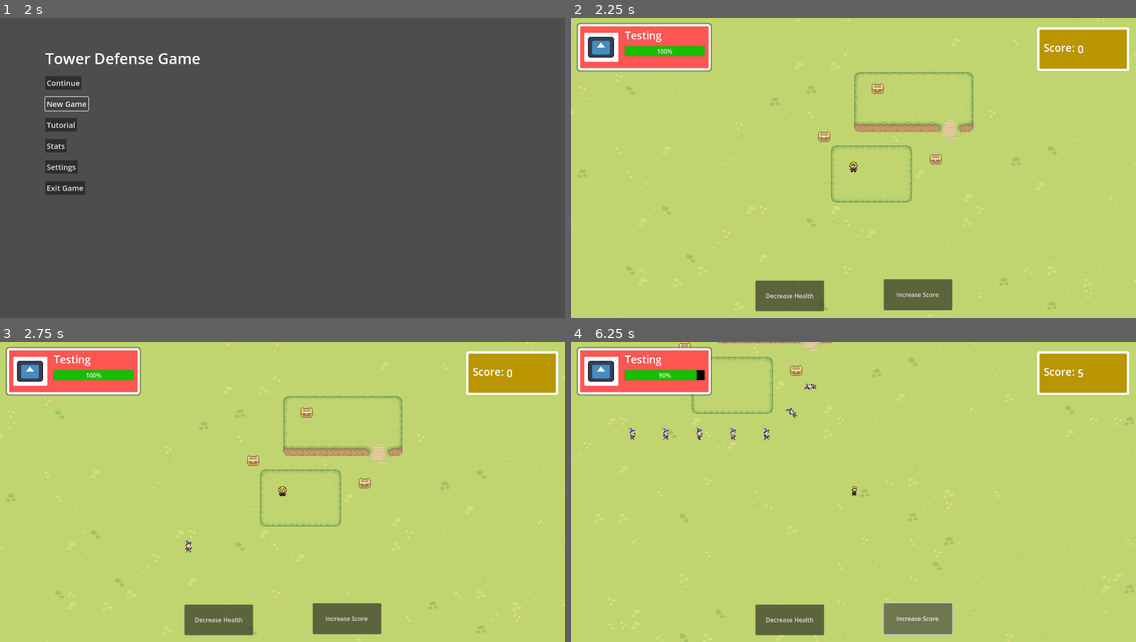
Above: before the commit, frames 1-4 (two rows, left to right).
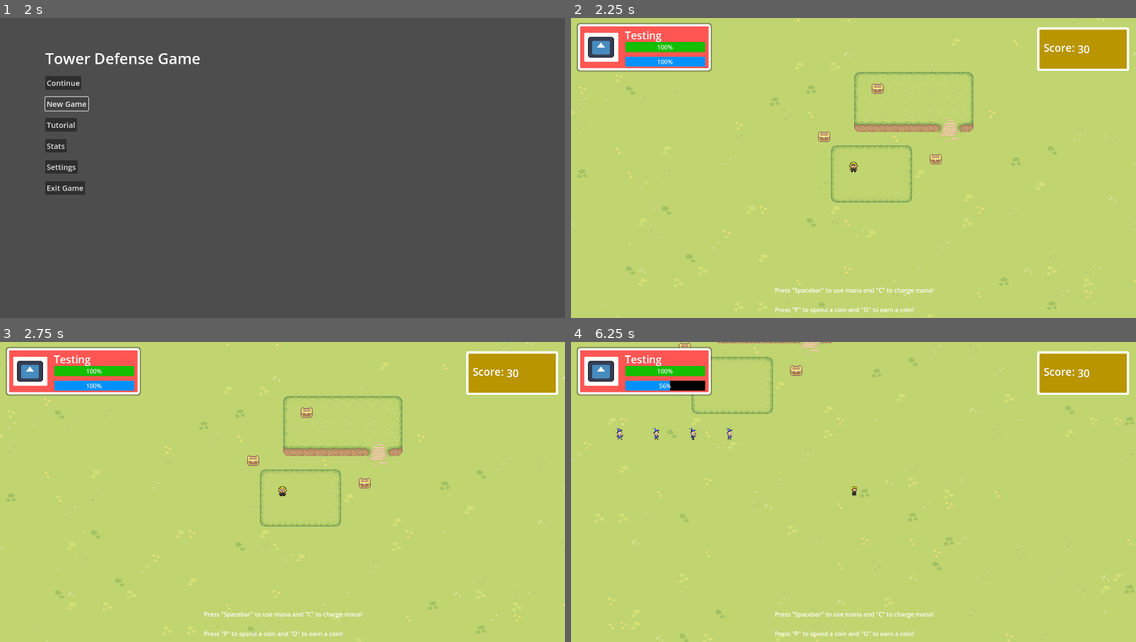
Above: after the commit, the same moments.

Repository: GamersOrgForDevs/Game_Godot
Game: Godot game, scene res://ui/mainmenu/MainMenu.tscn
Same seed, same stepped clock (60 frames per second), same inputs: the game is played once before the commit and once after it. The engine's default icon, where the game draws it, is replaced by a stand-in: a white triangle on a blue panel in a dark square.
Inputs (mouse positions are in pixels of both pictures, inside the frame that each line leads up to):
- Up to frame 1 (2 s): click "New Game" at 0.5 s; click "New Game" at 1.25 s
- Up to frame 2 (2.25 s): click "Continue" at 2 s
- Up to frame 3 (2.75 s): no input
- Up to frame 4 (6.25 s): click (791, 621) at 2.75 s, where only the run before the commit has a clickable "Decrease Health"; click (915, 618) at 3.5 s, where only the run before the commit has a clickable "Increase Score"; tap Space (use_mana_standin, bound only after the commit) at 4.25, 5, 5.75, 6.05 s; hold D (right) 4.28-5.03 s; hold C (charge_mana_standin, bound only after the commit) 4.28-5.03 s; tap O (earn_standin, bound only after the commit) at 4.55, 5.1 s; hold S (down) 5.03-5.78 s; tap P (purchase_standin, bound only after the commit) at 5.3, 5.85 s; hold D (right) from 5.78 s (still down)

Frame 1 is identical in both runs. In frame 2, 3.7% of the frame differs, in the area x 9-92%, y 7-99%; in frame 3, 3.7%; in frame 4, 4.1%, in the area x 8-92%, y 7-99%.

Commit message:
Added mana and coins, which you can spend with some keyboard presses and do nothing with. The variables are kept in the player script, I'm looking into signals on variable update rather than having to do it manually each time

Diff:
--- a/levels/game_level.tscn
+++ b/levels/game_level.tscn
@@ -756,4 +756,5 @@
 position = Vector2(2, 0)
 curve = SubResource("Curve2D_m60xl")
 script = ExtResource("9_8xdyu")
-spawn_time = 0.55
+path_time = 10.0
+spawn_time = 1.0
--- a/project.godot
+++ b/project.godot
@@ -42,6 +42,26 @@
 "events": [Object(InputEventKey,"resource_local_to_scene":false,"resource_name":"","device":-1,"window_id":0,"alt_pressed":false,"shift_pressed":false,"ctrl_pressed":false,"meta_pressed":false,"pressed":false,"keycode":0,"physical_keycode":87,"key_label":0,"unicode":119,"echo":false,"script":null)
 ]
 }
+use_mana_standin={
+"deadzone": 0.5,
+"events": [Object(InputEventKey,"resource_local_to_scene":false,"resource_name":"","device":-1,"window_id":0,"alt_pressed":false,"shift_pressed":false,"ctrl_pressed":false,"meta_pressed":false,"pressed":false,"keycode":0,"physical_keycode":32,"key_label":0,"unicode":32,"echo":false,"script":null)
+]
+}
+purchase_standin={
+"deadzone": 0.5,
+"events": [Object(InputEventKey,"resource_local_to_scene":false,"resource_name":"","device":-1,"window_id":0,"alt_pressed":false,"shift_pressed":false,"ctrl_pressed":false,"meta_pressed":false,"pressed":false,"keycode":0,"physical_keycode":80,"key_label":0,"unicode":112,"echo":false,"script":null)
+]
+}
+charge_mana_standin={
+"deadzone": 0.5,
+"events": [Object(InputEventKey,"resource_local_to_scene":false,"resource_name":"","device":-1,"window_id":0,"alt_pressed":false,"shift_pressed":false,"ctrl_pressed":false,"meta_pressed":false,"pressed":false,"keycode":0,"physical_keycode":67,"key_label":0,"unicode":99,"echo":false,"script":null)
+]
+}
+earn_standin={
+"deadzone": 0.5,
+"events": [Object(InputEventKey,"resource_local_to_scene":false,"resource_name":"","device":-1,"window_id":0,"alt_pressed":false,"shift_pressed":false,"ctrl_pressed":false,"meta_pressed":false,"pressed":false,"keycode":0,"physical_keycode":79,"key_label":0,"unicode":111,"echo":false,"script":null)
+]
+}
 
 [rendering]
 
--- a/scripts/example_player.gd
+++ b/scripts/example_player.gd
@@ -1,6 +1,24 @@
 extends CharacterBody2D
 
 @export var moveSpeed : float = 100
+
+signal update_healthbar(health)
+signal update_mana(mana)
+signal update_coins(coins)
+
+var health = 100
+var mana = 100
+var coins = 30
+
+var enemypath = 0
+
+func _ready():
+	enemypath = get_tree().get_root().get_node("GameLevel").get_node("EnemyPath")
+	enemypath.connect("do_damage", _taken_damage)
+
+func _process(_delta):
+	if(health <= 0):
+		get_tree().change_scene_to_file("res://ui/mainmenu/MainMenu.tscn")
 
 func _physics_process(_delta):
 	#Set input direction
@@ -24,5 +42,32 @@
 	else:
 		$AnimatedSprite2D.play("Idle")
 
+	#Dummy spend money button
+	if Input.is_action_just_pressed("use_mana_standin"):
+		if mana >= 15:
+			mana -= 15
+			update_mana.emit(mana)
+	if Input.is_action_pressed("charge_mana_standin"):
+		mana += 0.5
+		if(mana >= 100):
+			mana = 100
+		elif(mana <= 0):
+			mana = 0
+		update_mana.emit(mana)
+	if Input.is_action_just_pressed("purchase_standin"):
+		coins -= 1
+		if coins <= 0:
+			coins = 0
+		update_coins.emit(coins)
+	if Input.is_action_just_pressed("earn_standin"):
+		coins += 1
+		update_coins.emit(coins)
+	#Dummy spend mana button
+
 	#Move and SLide function uses velocity of character body to move character on map
 	move_and_slide()
+
+func _taken_damage(damage):
+	health -= damage
+	print("Damage Taken " + str(damage))
+	update_healthbar.emit(health)
--- a/scripts/ingame_ui.gd
+++ b/scripts/ingame_ui.gd
@@ -1,15 +1,20 @@
 extends Control
 
-var health = 100
+var health_value = 100
+var mana_value = 100
 var score_value = 0
+
 @onready var score_value_text = %ScoreValueText
 @onready var test_progress = %TestProgress
+@onready var mana_progress = %ManaProgress
 
-var path = 0
+var char = 0
 # Called when the node enters the scene tree for the first time.
 func _ready():
-	path = get_tree().get_root().get_node("GameLevel").get_node("EnemyPath")
-	path.connect("do_damage", _taken_damage)
+	char = get_tree().get_root().get_node("GameLevel").get_node("ExamplePlayer")
+	char.connect("update_healthbar", _update_healthbar)
+	char.connect("update_mana", _update_mana)
+	char.connect("update_coins", _update_coins)
 	pass # Replace with function body.
 
 
@@ -22,13 +27,17 @@
 	score_value_text.text = str(score_value)
 
 func _on_take_damage_pressed():
-	health -= 10
-	if(health <= 0):
-		health = 100
-	test_progress.value = health
+	health_value -= 10
+	if(health_value <= 0):
+		health_value = 100
+	test_progress.value = health_value
 
-func _taken_damage(damage):
-	health -= damage
-	test_progress.value = health
-	if(health <= 0):
-		get_tree().change_scene_to_file("res://ui/mainmenu/MainMenu.tscn")
+func _update_healthbar(new_health):
+	health_value = new_health
+	test_progress.value = health_value
+func _update_mana(new_mana):
+	mana_value = new_mana
+	mana_progress.value = mana_value
+func _update_coins(new_coins):
+	score_value = new_coins
+	score_value_text.text = str(score_value)
--- a/scripts/spawn_enemies_on_path.gd
+++ b/scripts/spawn_enemies_on_path.gd
@@ -37,5 +37,4 @@
 	tween.set_loops(1)
 
 func _on_damage_take(damage):
-	print("Damage Taken " + str(damage))
 	do_damage.emit(damage)
--- a/ui/ui.tscn
+++ b/ui/ui.tscn
@@ -37,6 +37,12 @@
 corner_radius_bottom_right = 3
 corner_radius_bottom_left = 3
 
+[sub_resource type="StyleBoxFlat" id="StyleBoxFlat_kj3oe"]
+bg_color = Color(0, 0, 0, 1)
+
+[sub_resource type="StyleBoxFlat" id="StyleBoxFlat_sdyof"]
+bg_color = Color(0, 0.568627, 0.996078, 1)
+
 [sub_resource type="Theme" id="Theme_tlntx"]
 
 [sub_resource type="StyleBoxFlat" id="StyleBoxFlat_48q5y"]
@@ -117,14 +123,31 @@
 anchor_top = 1.0
 anchor_right = 1.0
 anchor_bottom = 1.0
-offset_left = 125.0
-offset_top = -65.0
-offset_right = -16.0
-offset_bottom = -38.0
+offset_left = 126.0
+offset_top = -76.0
+offset_right = -15.0
+offset_bottom = -49.0
 grow_horizontal = 2
 grow_vertical = 0
 theme_override_styles/background = SubResource("StyleBoxFlat_e7vko")
 theme_override_styles/fill = SubResource("StyleBoxFlat_rfccl")
+value = 100.0
+
+[node name="ManaProgress" type="ProgressBar" parent="PlayerInfo"]
+unique_name_in_owner = true
+layout_mode = 1
+anchors_preset = 12
+anchor_top = 1.0
+anchor_right = 1.0
+anchor_bottom = 1.0
+offset_left = 126.0
+offset_top = -37.0
+offset_right = -15.0
+offset_bottom = -10.0
+grow_horizontal = 2
+grow_vertical = 0
+theme_override_styles/background = SubResource("StyleBoxFlat_kj3oe")
+theme_override_styles/fill = SubResource("StyleBoxFlat_sdyof")
 value = 100.0
 
 [node name="Panel" type="Panel" parent="."]
@@ -163,7 +186,7 @@
 grow_horizontal = 2
 grow_vertical = 2
 theme_override_font_sizes/font_size = 28
-text = "0"
+text = "30"
 
 [node name="TakeDamage" type="Button" parent="."]
 layout_mode = 1
@@ -172,12 +195,13 @@
 anchor_top = 0.5
 anchor_right = 0.5
 anchor_bottom = 0.5
-offset_left = -262.0
-offset_top = 300.0
-offset_right = -80.0
-offset_bottom = 382.0
-grow_horizontal = 2
-grow_vertical = 2
+offset_left = -398.0
+offset_top = 423.0
+offset_right = -216.0
+offset_bottom = 505.0
+grow_horizontal = 2
+grow_vertical = 2
+disabled = true
 text = "Decrease Health"
 
 [node name="IncreaseScore" type="Button" parent="."]
@@ -187,13 +211,30 @@
 anchor_top = 0.5
 anchor_right = 0.5
 anchor_bottom = 0.5
-offset_left = 78.0
-offset_top = 297.0
-offset_right = 260.0
-offset_bottom = 379.0
-grow_horizontal = 2
-grow_vertical = 2
+offset_left = 246.0
+offset_top = 422.0
+offset_right = 428.0
+offset_bottom = 504.0
+grow_horizontal = 2
+grow_vertical = 2
+disabled = true
 text = "Increase Score"
+
+[node name="Label" type="Label" parent="."]
+layout_mode = 1
+anchors_preset = 7
+anchor_left = 0.5
+anchor_top = 1.0
+anchor_right = 0.5
+anchor_bottom = 1.0
+offset_left = -185.0
+offset_top = -87.0
+offset_right = 185.0
+grow_horizontal = 2
+grow_vertical = 0
+text = "Press \"Spacebar\" to use mana and \"C\" to charge mana!
+
+Press \"P\" to spend a coin and \"O\" to earn a coin!"
 
 [connection signal="pressed" from="TakeDamage" to="." method="_on_take_damage_pressed"]
 [connection signal="pressed" from="IncreaseScore" to="." method="_on_increase_score_pressed"]
Not shown: 1 places in ui/ui.tscn that only renumber resources
